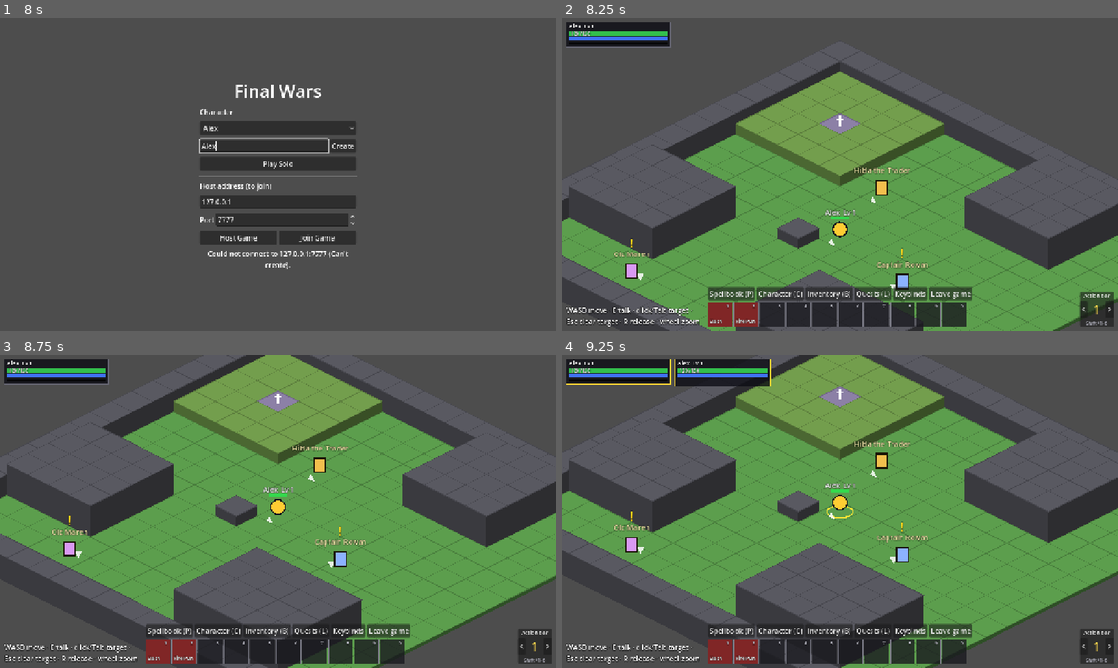
Above: before the commit, frames 1-4 (two rows, left to right).
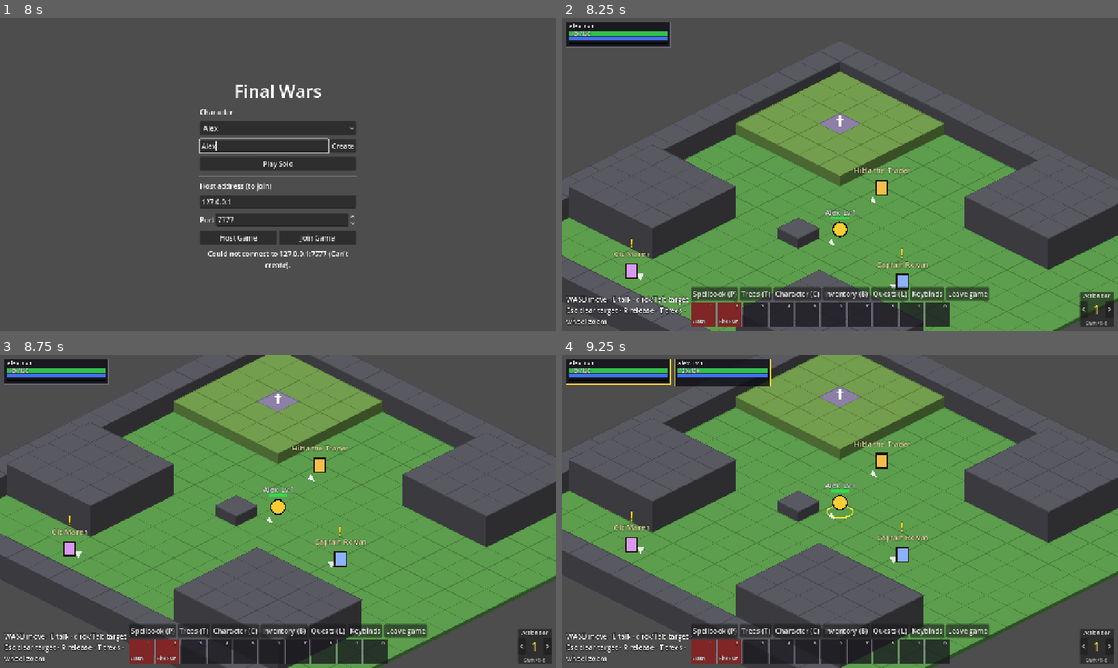
Above: after the commit, the same moments.

Repository: victorduvergermacarons-lang/Final-Wars
Game: Godot game, scene res://scenes/main.tscn
Same seed, same stepped clock (60 frames per second), same inputs: the game is played once before the commit and once after it.
Inputs (mouse positions are in pixels of both pictures, inside the frame that each line leads up to):
- Up to frame 1 (8 s): click (266, 149) at 0.52 s; type "Alex" at 0.6 s; click "Play Solo" at 1.25 s; click "Play Solo" at 2 s; click "Create" at 2.75 s; click "Alex" at 3.5 s; click "Create" at 4.25 s; click "Host Game" at 5 s; click (266, 152) at 5.77 s; type "Alex" at 5.85 s; click "Join Game" at 6.5 s; click (266, 146) at 7.27 s; type "Alex" at 7.35 s
- Up to frame 2 (8.25 s): click "Play Solo" at 8 s
- Up to frame 3 (8.75 s): no input
- Up to frame 4 (9.25 s): tap Enter at 8.75 s; drag from (617, 370) to (895, 442) at 8.77 s

Frame 1 is identical in both runs. In frame 2, 3.1% of the frame differs, in the area x 0-77%, y 85-99%; in frame 3, 2.9%; in frame 4, 2.9%.

Commit message:
M3 step 13: ability tree screen with drag to the action bar
One tab per tree with tier thresholds, ability states, AP and Mastery-to-cap
progress, prerequisite lines and drag-to-bar for usable abilities (T).

Co-Authored-By: Claude Opus 5.5 <noreply@anthropic.com>
Claude-Session: https://claude.ai/code/session_01NkxcXD4xqQYvGrzBVzDJEX

Diff:
--- a/input/input_actions.gd
+++ b/input/input_actions.gd
@@ -23,6 +23,7 @@
 	&"toggle_character": [KEY_C],
 	&"toggle_inventory": [KEY_B],
 	&"toggle_quest_log": [KEY_L],
+	&"toggle_trees": [KEY_T],
 	&"interact": [KEY_E],
 }
 
--- /dev/null
+++ b/tests/integration/test_ability_tree_window.gd
@@ -0,0 +1,70 @@
+extends GutTest
+## The ability tree screen (Milestone 3 §6): states, Mastery thresholds,
+## prerequisite lines, and dragging an ability onto the action bar.
+
+const SETTINGS := "user://test_tree_settings.cfg"
+
+var game: Game
+var hud: Hud
+var hero: Hero
+
+
+func before_each() -> void:
+	game = Game.new()
+	game.settings_path = SETTINGS
+	add_child(game)
+	game.start_solo(CharacterData.new_character("Tree", ContentDB.heroes[&"adventurer"]))
+	hud = game.get_node("Hud")
+	hero = game.session.local_hero()
+
+
+func after_each() -> void:
+	game.free()
+	DirAccess.remove_absolute(ProjectSettings.globalize_path(SETTINGS))
+
+
+func _a(id: String) -> AbilityDef:
+	return ContentDB.abilities[StringName(id)]
+
+
+func test_states_follow_the_rules() -> void:
+	var S := AbilityTreeWindow.State
+	assert_eq(AbilityTreeWindow.state_of(hero, _a("F01")), S.LEARNING, "Ember Fist Scroll is in the learning slot")
+	assert_eq(AbilityTreeWindow.state_of(hero, _a("F03")), S.LEARNABLE, "tier 1, no prerequisites")
+	assert_eq(AbilityTreeWindow.state_of(hero, _a("F06")), S.LOCKED, "needs Fire Punch and 150 Fire Mastery")
+	assert_eq(AbilityTreeWindow.state_of(hero, _a("F10")), S.NOT_IN_GAME)
+	TreeRules.master(hero, _a("F03"))
+	assert_eq(AbilityTreeWindow.state_of(hero, _a("F03")), S.MASTERED)
+	assert_string_contains(AbilityTreeWindow.lock_reason(hero, _a("F06")), "Fire Mastery 150")
+	Mastery.add_permanent(hero, "Fire", 200)
+	TreeRules.master(hero, _a("F01"))
+	assert_eq(AbilityTreeWindow.state_of(hero, _a("F06")), S.LEARNABLE, "unlocked")
+
+
+func test_window_shows_tiers_nodes_and_prerequisite_lines() -> void:
+	hud._toggle(hud.trees_window)
+	hud.trees_window.show_tree("Fire")
+	await wait_process_frames(3)
+	var canvas = hud.trees_window._canvas
+	assert_eq(canvas._nodes.size(), ContentDB.tree.ids("Fire").size())
+	assert_gt(canvas._lines.size(), 5, "prerequisite lines")
+	assert_string_contains(hud.trees_window._header.text, "Fire Mastery")
+	var punch: Button = canvas.node(&"F01")
+	assert_string_contains(punch.text, "AP 0/20", "the ability being learned shows its AP")
+	hud.trees_window.show_tree("Sword")
+	await wait_process_frames(3)
+	assert_not_null(canvas.node(&"S01"))
+
+
+func test_drag_a_usable_ability_onto_the_bar() -> void:
+	hud._toggle(hud.trees_window)
+	hud.trees_window.show_tree("Fire")
+	await wait_process_frames(3)
+	var canvas = hud.trees_window._canvas
+	assert_null(canvas.node(&"F03").drag_payload(), "not usable yet: no drag")
+	var data = canvas.node(&"F01").drag_payload()
+	assert_eq(data, {"ability": &"F01"})
+	var slot: SlotButton = hud.find_children("*", "SlotButton", true, false)[9]
+	assert_true(slot._can_drop_data(Vector2.ZERO, data))
+	slot._drop_data(Vector2.ZERO, data)
+	assert_eq(game.client.action_bar.slots[9], &"F01")
--- a/tests/visual/shots.gd
+++ b/tests/visual/shots.gd
@@ -80,4 +80,10 @@
 	input.start_aiming(cd.abilities[&"F06"])
 	await _shot("7_aiming_telegraphs")
 	input.cancel_aiming()
+	# 7. Fire tree: Fire Dart mastered, Fire Punch being learned, tier 2 unlocked.
+	TreeRules.master(hero, cd.abilities[&"F03"])
+	Mastery.add_permanent(hero, "Fire", 160)
+	hud._toggle(hud.trees_window)
+	hud.trees_window.show_tree("Fire")
+	await _shot("8_fire_tree")
 	get_tree().quit()
--- /dev/null
+++ b/ui/hud/ability_tree_window.gd
@@ -0,0 +1,233 @@
+class_name AbilityTreeWindow
+extends PanelContainer
+## The ability trees (T): one tab per tree. Each tier is a row with the Mastery it
+## needs; abilities show their state (mastered, learning, learnable, locked, not in
+## the game yet), AP and how much Mastery they have given toward their cap, with
+## lines to their prerequisites. Usable abilities can be dragged onto the action bar.
+
+const NODE_SIZE := Vector2(148, 54)
+const GAP := Vector2(12, 26)
+const ROW_LABEL_W := 118.0
+
+enum State { MASTERED, LEARNING, LEARNABLE, LOCKED, NOT_IN_GAME }
+
+const STATE_COLORS := {
+	State.MASTERED: Color(0.85, 0.7, 0.2),
+	State.LEARNING: Color(0.3, 0.65, 1.0),
+	State.LEARNABLE: Color(0.85, 0.85, 0.85),
+	State.LOCKED: Color(0.4, 0.4, 0.45),
+	State.NOT_IN_GAME: Color(0.25, 0.25, 0.28),
+}
+const STATE_NAMES := {
+	State.MASTERED: "Mastered", State.LEARNING: "Learning", State.LEARNABLE: "Can learn",
+	State.LOCKED: "Locked", State.NOT_IN_GAME: "Not in the game yet",
+}
+
+var hud: Hud
+var tree_name := "Fire"
+var _tabs: TabBar
+var _header: Label
+var _canvas: _Canvas
+var _shown_key := ""
+
+
+func _init(p_hud: Hud) -> void:
+	hud = p_hud
+	var bg := StyleBoxFlat.new()
+	bg.bg_color = Color(0.08, 0.08, 0.11, 0.97)
+	bg.set_content_margin_all(10)
+	bg.set_corner_radius_all(4)
+	add_theme_stylebox_override("panel", bg)
+	var box := VBoxContainer.new()
+	add_child(box)
+	var title := Label.new()
+	title.text = "Ability trees (T) — drag a usable ability onto the action bar"
+	box.add_child(title)
+	_tabs = TabBar.new()
+	for t in Mastery.TREES:
+		_tabs.add_tab(t)
+	_tabs.tab_changed.connect(func(i): show_tree(Mastery.TREES[i]))
+	box.add_child(_tabs)
+	_header = Label.new()
+	box.add_child(_header)
+	_canvas = _Canvas.new(self)
+	box.add_child(_canvas)
+
+
+func show_tree(t: String) -> void:
+	tree_name = t
+	_tabs.current_tab = Mastery.TREES.find(t)
+	_shown_key = ""
+
+
+func _process(_delta: float) -> void:
+	if not visible:
+		return
+	var hero: Hero = hud.session.local_hero()
+	if hero == null:
+		return
+	var now: float = hud.session.now()
+	var permanent := Mastery.permanent(hero, tree_name)
+	var gear := Mastery.total(hero, tree_name, now) - permanent
+	var key := "%s|%s|%s|%s|%s|%.1f|%.1f" % [tree_name, hero.mastered.keys(), hero.ap, hero.mastery_contrib,
+			hero.learning_item.id if hero.learning_item != null else "", permanent, gear]
+	if key == _shown_key:
+		return
+	_shown_key = key
+	var thresholds: PackedStringArray = []
+	for tier in range(1, 6):
+		thresholds.append(str(int(ContentDB.tree.tier_mastery.get(tier, 0))))
+	_header.text = "%s Mastery: %d (unlocks tiers)%s   ·   Tiers need %s" % [tree_name, floori(permanent),
+			"  + %d from gear (power only)" % floori(gear) if gear >= 1.0 else "", " / ".join(thresholds)]
+	_canvas.rebuild(hero)
+
+
+## How an ability looks for this hero.
+static func state_of(hero: Hero, ability: AbilityDef) -> State:
+	if not ability.implemented:
+		return State.NOT_IN_GAME
+	if hero.is_mastered(ability.id):
+		return State.MASTERED
+	if hero.learning_item != null and hero.learning_item.tree_ability() == ability:
+		return State.LEARNING
+	if TreeRules.can_learn(hero, ability) == "":
+		return State.LEARNABLE
+	return State.LOCKED
+
+
+## Why a locked ability is locked, for its tooltip.
+static func lock_reason(hero: Hero, ability: AbilityDef) -> String:
+	match TreeRules.can_learn(hero, ability):
+		"mastery_too_low":
+			var need := int(ability.sheet.get("mastery_required", 0))
+			var have := Mastery.permanent(hero, ability.tree)
+			if have + 0.0001 < need:
+				return "Needs %s Mastery %d (you have %d)." % [ability.tree, need, floori(have)]
+			return "Needs: %s." % ability.sheet.get("prerequisites_text", "")
+		"prerequisite":
+			return "Needs: %s." % ability.sheet.get("prerequisites_text", "")
+		"":
+			return ""
+		var other:
+			return "Locked (%s)." % other.replace("_", " ")
+
+
+static func node_text(hero: Hero, ability: AbilityDef) -> String:
+	var lines := [ability.display_name]
+	var given := TreeRules.contribution(hero, ability)
+	var progress: PackedStringArray = []
+	if not hero.is_mastered(ability.id) and (hero.ap.get(ability.id, 0) > 0 or state_of(hero, ability) == State.LEARNING):
+		progress.append("AP %d/%d" % [hero.ap.get(ability.id, 0), ability.ap_to_master])
+	if given.y > 0.0:
+		progress.append("Mastery %d/%d" % [floori(given.x), int(given.y)])
+	lines.append(" · ".join(progress) if not progress.is_empty() else STATE_NAMES[state_of(hero, ability)])
+	return "\n".join(lines)
+
+
+class _Canvas:
+	extends Control
+	var window: AbilityTreeWindow
+	var _nodes := {} # ability id -> _Node
+	var _lines: Array = [] # [from Vector2, to Vector2, Color]
+
+	func _init(p_window: AbilityTreeWindow) -> void:
+		window = p_window
+		custom_minimum_size = Vector2(ROW_LABEL_W + 6 * (NODE_SIZE.x + GAP.x), 5 * (NODE_SIZE.y + GAP.y))
+
+	func rebuild(hero: Hero) -> void:
+		for c in get_children():
+			c.queue_free()
+		_nodes.clear()
+		_lines.clear()
+		var data: AbilityTreeData = ContentDB.tree
+		var by_tier := {}
+		for id in data.ids(window.tree_name):
+			var row: Dictionary = data.ability(id)
+			if not by_tier.has(row.tier):
+				by_tier[row.tier] = []
+			by_tier[row.tier].append(id)
+		var permanent := Mastery.permanent(hero, window.tree_name)
+		for tier in range(1, 6):
+			var y := (tier - 1) * (NODE_SIZE.y + GAP.y)
+			var need := float(data.tier_mastery.get(tier, 0))
+			var label := Label.new()
+			label.position = Vector2(0, y + 8)
+			label.text = "Tier %d\n%s" % [tier, "open" if permanent + 0.0001 >= need else "needs %d" % int(need)]
+			label.add_theme_color_override("font_color",
+					Color(0.6, 0.9, 0.6) if permanent + 0.0001 >= need else Color(0.75, 0.6, 0.6))
+			add_child(label)
+			var ids: Array = by_tier.get(tier, [])
+			for i in ids.size():
+				var ability: AbilityDef = ContentDB.abilities[StringName(ids[i])]
+				var n := _Node.new(hero, ability)
+				n.position = Vector2(ROW_LABEL_W + i * (NODE_SIZE.x + GAP.x), y)
+				add_child(n)
+				_nodes[ability.id] = n
+		for id in _nodes:
+			var row: Dictionary = data.ability(id)
+			for pre in row.get("prerequisites", {}).get("abilities", []):
+				var from: _Node = _nodes.get(StringName(pre))
+				if from == null:
+					continue
+				var done := hero.is_mastered(StringName(pre))
+				_lines.append([from.position + Vector2(NODE_SIZE.x * 0.5, NODE_SIZE.y),
+						_nodes[id].position + Vector2(NODE_SIZE.x * 0.5, 0),
+						Color(0.85, 0.7, 0.2) if done else Color(0.45, 0.45, 0.5)])
+		queue_redraw()
+
+	func _draw() -> void:
+		for l in _lines:
+			draw_line(l[0], l[1], l[2], 2.0)
+
+	func node(id: StringName) -> Control:
+		return _nodes.get(id)
+
+
+class _Node:
+	extends Button
+	var ability: AbilityDef
+	var hero: Hero
+	var state: State
+
+	func _init(p_hero: Hero, p_ability: AbilityDef) -> void:
+		hero = p_hero
+		ability = p_ability
+		state = AbilityTreeWindow.state_of(hero, ability)
+		size = NODE_SIZE
+		custom_minimum_size = NODE_SIZE
+		focus_mode = Control.FOCUS_NONE
+		clip_text = true
+		add_theme_font_size_override("font_size", 12)
+		text = AbilityTreeWindow.node_text(hero, ability)
+		var color: Color = STATE_COLORS[state]
+		var style := StyleBoxFlat.new()
+		style.bg_color = Color(color.darkened(0.7), 0.95)
+		style.border_color = color
+		style.set_border_width_all(3 if state in [State.MASTERED, State.LEARNING] else 1)
+		style.set_corner_radius_all(4)
+		add_theme_stylebox_override("normal", style)
+		add_theme_stylebox_override("hover", style)
+		add_theme_stylebox_override("pressed", style)
+		add_theme_color_override("font_color", color.lightened(0.3) if state != State.NOT_IN_GAME else Color(0.5, 0.5, 0.5))
+		var tip := "%s (%s, tier %d)\n%s\nTaught by: %s\n%s" % [ability.display_name, ability.tree, ability.tier,
+				ability.description, ability.sheet.get("taught_by", ""), STATE_NAMES[state]]
+		if state == State.LOCKED:
+			tip += " — " + AbilityTreeWindow.lock_reason(hero, ability)
+		var given := TreeRules.contribution(hero, ability)
+		tip += "\nMastery from this ability: %d / %d (+%s when learned)" % [floori(given.x), int(given.y),
+				str(ability.sheet.get("mastery_on_learn", 0))]
+		if hero.find_ability(ability.id) != null:
+			tip += "\nDrag onto the action bar."
+		tooltip_text = tip
+
+	## What dragging this node carries: only usable abilities go on the bar.
+	func drag_payload() -> Variant:
+		return {"ability": ability.id} if hero.find_ability(ability.id) != null else null
+
+	func _get_drag_data(_at: Vector2) -> Variant:
+		var data: Variant = drag_payload()
+		if data != null:
+			var preview := Label.new()
+			preview.text = ability.display_name
+			set_drag_preview(preview)
+		return data
--- a/ui/hud/hud.gd
+++ b/ui/hud/hud.gd
@@ -58,6 +58,7 @@
 var _tracker: RichTextLabel
 var _page_label: Label
 var _spellbook: SpellbookPanel
+var trees_window: AbilityTreeWindow
 var _character: CharacterSheet
 var _death: PanelContainer
 var _bind_button: Button
@@ -106,6 +107,7 @@
 	buttons.alignment = BoxContainer.ALIGNMENT_CENTER
 	bottom.add_child(buttons)
 	buttons.add_child(_small_button("Spellbook (P)", func(): _toggle(_spellbook)))
+	buttons.add_child(_small_button("Trees (T)", func(): _toggle(trees_window)))
 	buttons.add_child(_small_button("Character (C)", func(): _toggle(_character)))
 	buttons.add_child(_small_button("Inventory (B)", func(): _toggle(inventory_window)))
 	buttons.add_child(_small_button("Quests (L)", func(): _toggle(quest_log)))
@@ -174,6 +176,14 @@
 	quest_log = QuestLogWindow.new(self)
 	quest_log.visible = false
 	right.add_child(quest_log)
+
+	# Ability trees: a big window in the middle of the screen.
+	trees_window = AbilityTreeWindow.new(self)
+	trees_window.visible = false
+	trees_window.set_anchors_preset(Control.PRESET_CENTER)
+	trees_window.grow_horizontal = Control.GROW_DIRECTION_BOTH
+	trees_window.grow_vertical = Control.GROW_DIRECTION_BOTH
+	_root.add_child(trees_window)
 
 	# Quest tracker on the right edge.
 	_tracker = RichTextLabel.new()
@@ -261,7 +271,7 @@
 	var lines: PackedStringArray = client.messages.duplicate()
 	if bind_mode:
 		lines.append("KEYBIND MODE: hover a slot and press a key. Esc or the Keybinds button to finish.")
-	lines.append("WASD move · E talk · click/Tab target · Esc clear target · R release · wheel zoom")
+	lines.append("WASD move · E talk · click/Tab target · Esc clear target · R release · T trees · wheel zoom")
 	_log.text = "\n".join(lines)
 	_log.size = Vector2(LOG_WIDTH, 0)
 	var view_size := get_viewport().get_visible_rect().size
@@ -287,6 +297,8 @@
 func _unhandled_input(event: InputEvent) -> void:
 	if event.is_action_pressed(&"toggle_spellbook"):
 		_toggle(_spellbook)
+	elif event.is_action_pressed(&"toggle_trees"):
+		_toggle(trees_window)
 	elif event.is_action_pressed(&"toggle_character"):
 		_toggle(_character)
 	elif event.is_action_pressed(&"toggle_inventory"):
@@ -384,7 +396,7 @@
 ## so its text never mixes with a menu's).
 func _tracker_covered() -> bool:
 	var area := _tracker.get_global_rect()
-	for w in [_character, inventory_window, loot_window, vendor_window, _spellbook, quest_log, dialogue]:
+	for w in [_character, inventory_window, loot_window, vendor_window, _spellbook, quest_log, dialogue, trees_window]:
 		if w.is_visible_in_tree() and w.get_global_rect().intersects(area):
 			return true
 	return false
Not shown, added: tests/integration/test_ability_tree_window.gd.uid
Not shown, added: ui/hud/ability_tree_window.gd.uid
Not shown, changed: CLAUDE.md
